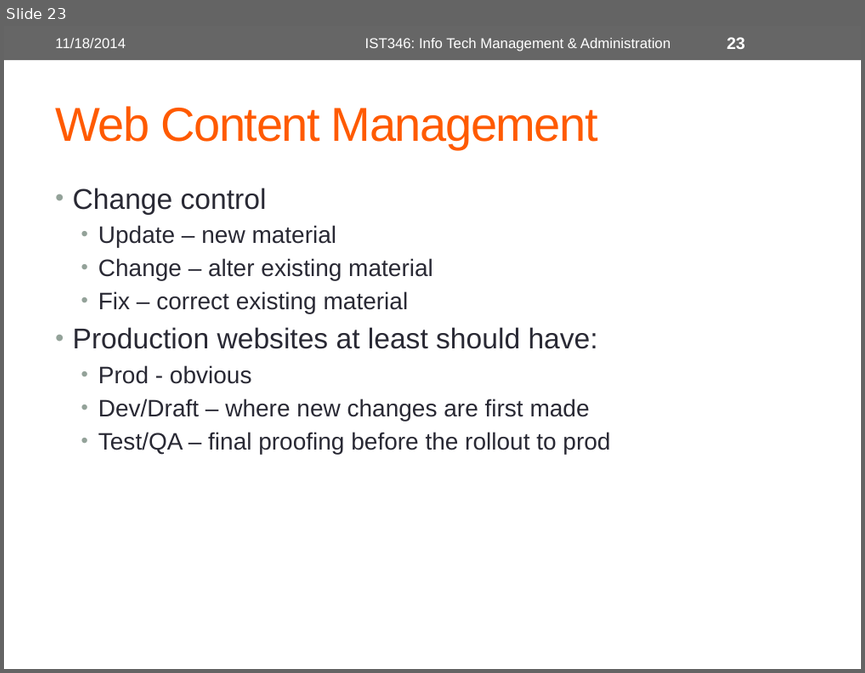
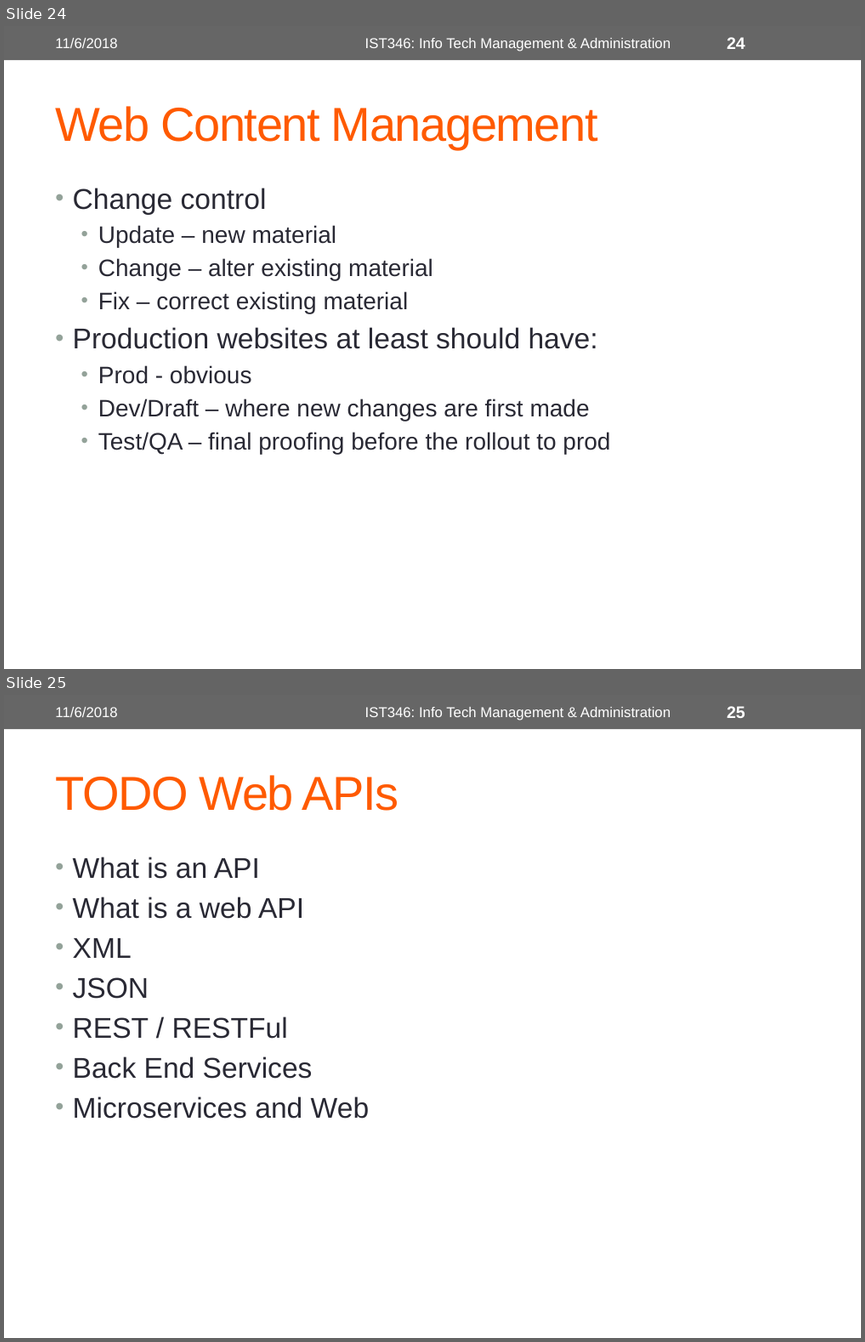
Before and after one commit to orstewar/ist346-content, a slide deck: content/22-lecture-web-services.pptx. Shown one above the other, each under a label of ours: slide 23 before the commit, slides 24 and 25 after it. The pictures are 865x673 and 865x1342 pixels, drawn with LibreOffice and Linux fonts; fonts in the diff are those of the drawing. Boxes give left, top, right and bottom in pixels: in the first picture for what was removed or moved away, otherwise in the second. Text is boxed around its words. In the diff, an @@ line names an element or a change of style, - is before the commit and + after.

```diff
--- a/content/22-lecture-web-services.pptx
+++ b/content/22-lecture-web-services.pptx
@@ slide 25 added at bbox=[4, 695, 861, 1338], background #FFFFFF; not listed: 1 template element that a slide beside it also shows @@
@@ text added at bbox=[55, 707, 117, 717], 12 pt, text #FFFFFF @@
+11/6/2018
@@ text added at bbox=[365, 707, 670, 721], 12 pt, text #FFFFFF @@
+IST346: Info Tech Management & Administration
@@ page number added at bbox=[726, 706, 745, 718], 14 pt, text #FFFFFF, bold @@
+25
@@ title added at bbox=[55, 775, 399, 811], 40 pt, text #FF5A00 @@
+TODO Web APIs
@@ text added at bbox=[73, 857, 370, 1118], 24 pt, text #292934 @@
+• What is an API
+• What is a web API
+• XML
+• JSON
+• REST / RESTFul
+• Back End Services
+• Microservices and Web
@@ what was slide 23 is now slide 24 @@
@@ slide 24 changed as well @@
@@ text at bbox=[55, 38, 117, 48]: text changed @@
-11/18/2014
+11/6/2018
@@ page number at bbox=[726, 37, 745, 49]: text changed @@
-23
+24
```
Also in this commit, not shown: 22 other slides changed, 1 other slide added, 1 slide removed, 1 other file.
